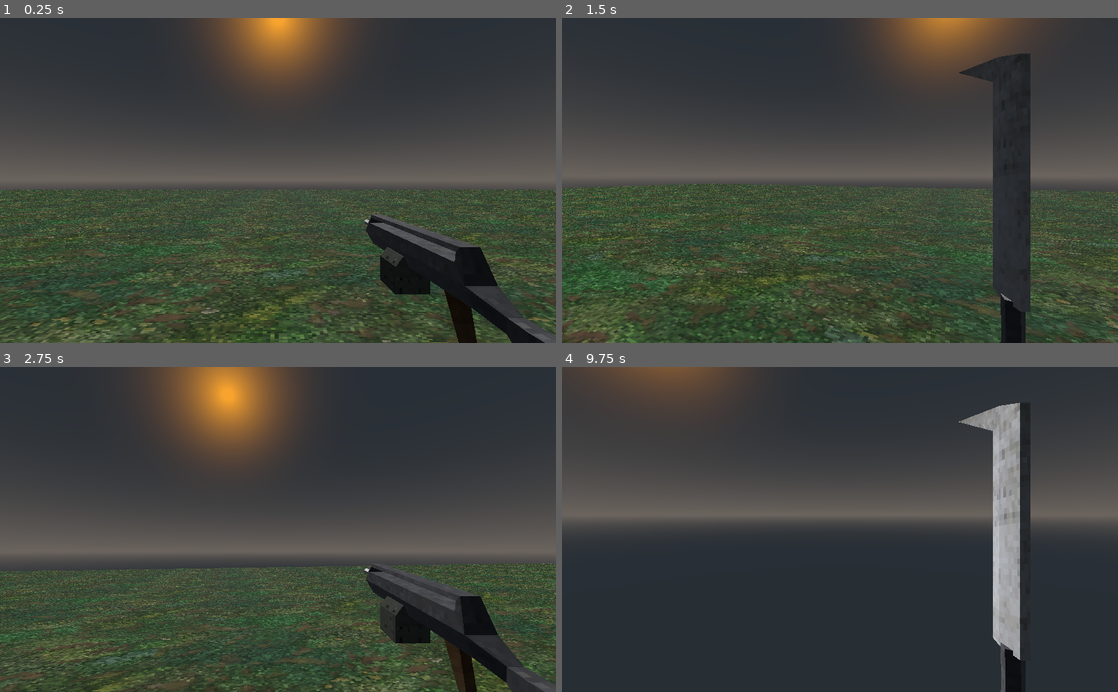
Above: before the commit, frames 1-4 (two rows, left to right).
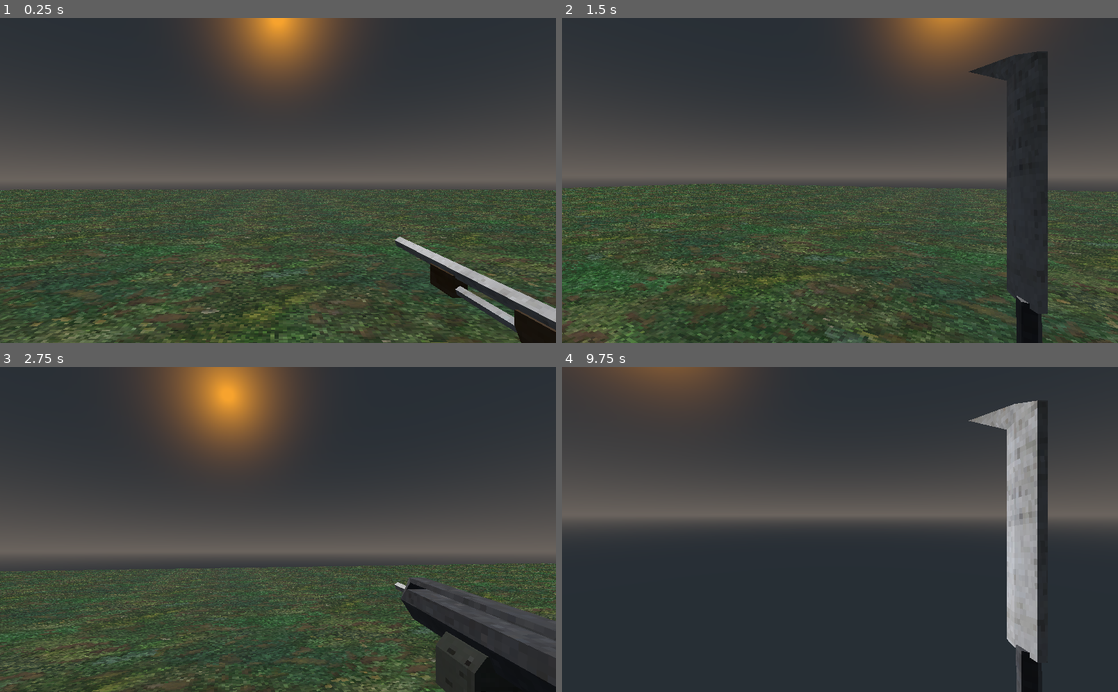
Above: after the commit, the same moments.

Repository: QuigleyJones/AwayTeam
Game: Godot game, scene res://World.tscn
Same seed, same stepped clock (60 frames per second), same inputs: the game is played once before the commit and once after it.
Inputs (mouse positions are in pixels of both pictures, inside the frame that each line leads up to):
- Up to frame 1 (0.25 s): no input
- Up to frame 2 (1.5 s): tap Enter at 0.5 s; move the mouse to (867, 180) at 0.52 s; hold Shift (sprint) 0.53-1.28 s; hold W (move_forward) from 0.53 s (still down); tap Space (jump) at 0.77 s; move the mouse to (812, 180) at 1.27 s; tap 1 at 1.35 s
- Up to frame 3 (2.75 s): keep holding W (move_forward); tap Space (jump) at 1.52 s; move the mouse to (289, 523) at 2.02 s; tap 2 at 2.1 s
- Up to frame 4 (9.75 s): move the mouse to (834, 536) at 2.77 s; tap 3 at 2.85 s; tap Space (jump) at 3.02, 3.77, 4.52, 5.75, 6.02, 6.77, 7.25, 7.52, 8.75, 9.02 s; move the mouse to (878, 532) at 3.52 s; tap 4 at 3.6 s; move the mouse to (795, 526) at 4.27 s; tap 5 at 4.35 s; move the mouse to (845, 529) at 5.02 s; tap 6 at 5.1 s; move the mouse to (817, 523) at 5.77 s; release W (move_forward) at 5.78 s; hold D (move_right) 5.78-6.53 s; tap 7 at 5.85 s; tap Enter at 6.5, 8 s; move the mouse to (867, 529) at 6.52 s; hold W (move_forward) 6.53-8.78 s; tap 8 at 6.6 s; move the mouse to (812, 529) at 7.27 s; tap 9 at 7.35 s; move the mouse to (851, 523) at 8.02 s; tap 0 at 8.1 s; move the mouse to (834, 536) at 8.77 s; hold A (move_left) 8.78-9.53 s; tap Shift (sprint) at 8.85 s; move the mouse to (878, 532) at 9.52 s; hold W (move_forward) from 9.53 s (still down); tap 1 at 9.6 s

The runs differ from the first frame. In frame 1, 5.0% of the frame differs, in the area x 65-100%, y 60-100%; in frame 2, 3.9%; in frame 3, 4.7%; in frame 4, 6.2%, in the area x 71-88%, y 10-100%.

Commit message:
Add files via upload

Diff:
--- a/characters/Player/Player.tscn
+++ b/characters/Player/Player.tscn
@@ -1,10 +1,11 @@
-[gd_scene load_steps=11 format=2]
+[gd_scene load_steps=15 format=2]
 
 [ext_resource path="res://characters/HealthManager.gd" type="Script" id=1]
 [ext_resource path="res://characters/CharacterMover.gd" type="Script" id=2]
 [ext_resource path="res://characters/Player/WeaponManager.gd" type="Script" id=3]
 [ext_resource path="res://resources/machinegun.glb" type="PackedScene" id=4]
 [ext_resource path="res://resources/anim/machete_idle.tres" type="Animation" id=5]
+[ext_resource path="res://resources/shotgun.glb" type="PackedScene" id=6]
 [ext_resource path="res://resources/machete.glb" type="PackedScene" id=7]
 
 [sub_resource type="GDScript" id=1]
@@ -88,7 +89,8 @@
 
 [sub_resource type="Animation" id=3]
 resource_name = "attack"
-length = 0.6
+length = 0.3
+step = 0.05
 tracks/0/type = "value"
 tracks/0/path = NodePath("Graphics:translation")
 tracks/0/interp = 1
@@ -96,10 +98,10 @@
 tracks/0/imported = false
 tracks/0/enabled = true
 tracks/0/keys = {
-"times": PoolRealArray( 0, 0.1, 0.6 ),
+"times": PoolRealArray( 0, 0.1, 0.3 ),
 "transitions": PoolRealArray( 1, 1, 1 ),
 "update": 0,
-"values": [ Vector3( 0.0237617, 0, -0.0612475 ), Vector3( 0.103062, 0.139717, -0.684591 ), Vector3( 0.024, 0, -0.061 ) ]
+"values": [ Vector3( 0, 0, 0 ), Vector3( -0.0554494, -0.0281669, -0.256158 ), Vector3( 0, 0, 0 ) ]
 }
 tracks/1/type = "value"
 tracks/1/path = NodePath("Graphics:rotation_degrees")
@@ -108,16 +110,32 @@
 tracks/1/imported = false
 tracks/1/enabled = true
 tracks/1/keys = {
-"times": PoolRealArray( 0, 0.1, 0.6 ),
-"transitions": PoolRealArray( 1, 1, 1 ),
-"update": 0,
-"values": [ Vector3( 23.539, 0, 0 ), Vector3( -65.8859, 127.117, -137.809 ), Vector3( 23.539, 0, 0 ) ]
+"times": PoolRealArray( 0, 0.1, 0.2, 0.3 ),
+"transitions": PoolRealArray( 1, 1, 1, 1 ),
+"update": 0,
+"values": [ Vector3( 0, 0, 0 ), Vector3( -73.7986, 152.081, -164.285 ), Vector3( -78.6193, -12.1423, 11.7472 ), Vector3( 0, 0, 0 ) ]
 }
 
 [sub_resource type="Animation" id=4]
+resource_name = "attack"
+length = 0.2
+tracks/0/type = "value"
+tracks/0/path = NodePath("Graphics:translation")
+tracks/0/interp = 1
+tracks/0/loop_wrap = true
+tracks/0/imported = false
+tracks/0/enabled = true
+tracks/0/keys = {
+"times": PoolRealArray( 0, 0.2 ),
+"transitions": PoolRealArray( 1, 1 ),
+"update": 0,
+"values": [ Vector3( 0, 0, 0.127891 ), Vector3( 0, 0, 0 ) ]
+}
+
+[sub_resource type="Animation" id=5]
 resource_name = "idle"
 tracks/0/type = "value"
-tracks/0/path = NodePath("Graphics/machinegun:translation")
+tracks/0/path = NodePath("Graphics:translation")
 tracks/0/interp = 1
 tracks/0/loop_wrap = true
 tracks/0/imported = false
@@ -129,7 +147,7 @@
 "values": [ Vector3( 0, 0, 0 ) ]
 }
 tracks/1/type = "value"
-tracks/1/path = NodePath("Graphics/machinegun:rotation_degrees")
+tracks/1/path = NodePath("Graphics:rotation_degrees")
 tracks/1/interp = 1
 tracks/1/loop_wrap = true
 tracks/1/imported = false
@@ -141,6 +159,47 @@
 "values": [ Vector3( 0, 0, 0 ) ]
 }
 
+[sub_resource type="Animation" id=6]
+tracks/0/type = "value"
+tracks/0/path = NodePath("../Shotgun/Graphics:translation")
+tracks/0/interp = 1
+tracks/0/loop_wrap = true
+tracks/0/imported = false
+tracks/0/enabled = true
+tracks/0/keys = {
+"times": PoolRealArray( 0, 0.2, 0.3, 0.4, 0.5, 0.7 ),
+"transitions": PoolRealArray( 1, 1, 1, 1, 1, 1 ),
+"update": 0,
+"values": [ Vector3( 0, 0, 0.158636 ), Vector3( 0, 0, 0 ), Vector3( 0, 0, 0 ), Vector3( 0, -0.0662462, 0 ), Vector3( 0, 0.127408, 0 ), Vector3( 0, 0, 0 ) ]
+}
+tracks/1/type = "value"
+tracks/1/path = NodePath("../Shotgun/Graphics:rotation_degrees")
+tracks/1/interp = 1
+tracks/1/loop_wrap = true
+tracks/1/imported = false
+tracks/1/enabled = true
+tracks/1/keys = {
+"times": PoolRealArray( 0, 0.2, 0.3, 0.5, 0.7 ),
+"transitions": PoolRealArray( 1, 1, 1, 1, 1 ),
+"update": 0,
+"values": [ Vector3( 54.766, 0, 0 ), Vector3( 0, 0, 0 ), Vector3( 86.351, 0, 0 ), Vector3( 86.351, 0, 0 ), Vector3( 0, 0, 0 ) ]
+}
+
+[sub_resource type="Animation" id=7]
+loop = true
+tracks/0/type = "value"
+tracks/0/path = NodePath("../Shotgun/Graphics:translation")
+tracks/0/interp = 1
+tracks/0/loop_wrap = true
+tracks/0/imported = false
+tracks/0/enabled = true
+tracks/0/keys = {
+"times": PoolRealArray( 0 ),
+"transitions": PoolRealArray( 1 ),
+"update": 0,
+"values": [ Vector3( 0, 0, 0 ) ]
+}
+
 [node name="Player" type="KinematicBody"]
 collision_layer = 2
 collision_mask = 2147483651
@@ -160,30 +219,44 @@
 [node name="Weapons" type="Spatial" parent="Camera/WeaponManager"]
 
 [node name="Machete" type="Spatial" parent="Camera/WeaponManager/Weapons"]
+transform = Transform( 1, 0, 0, 0, 1, 0, 0, 0, 1, 0.188674, -0.167, -0.231075 )
 visible = false
 
 [node name="Graphics" type="Spatial" parent="Camera/WeaponManager/Weapons/Machete"]
 
 [node name="machete" parent="Camera/WeaponManager/Weapons/Machete/Graphics" instance=ExtResource( 7 )]
-transform = Transform( 0.145637, 0, 0, 0, 0.145637, 0, 0, 0, 0.145637, 0.175323, -0.166948, -0.234658 )
+transform = Transform( 0.145637, 0, 0, 0, 0.145637, 0, 0, 0, 0.145637, 0, 0, 0 )
 
 [node name="AnimationPlayer" type="AnimationPlayer" parent="Camera/WeaponManager/Weapons/Machete"]
 anims/attack = SubResource( 3 )
 anims/idle = ExtResource( 5 )
 
 [node name="MachineGun" type="Spatial" parent="Camera/WeaponManager/Weapons"]
-transform = Transform( 0.146, 0, 0, 0, 0.146, 0, 0, 0, 0.146, 0.185, -0.134, -0.235 )
+transform = Transform( 1, 0, 0, 0, 1, 0, 0, 0, 1, 0.185, -0.134, -0.235 )
+visible = false
 
 [node name="Graphics" type="Spatial" parent="Camera/WeaponManager/Weapons/MachineGun"]
+transform = Transform( 1, 0, 0, 0, 1, 0, 0, 0, 1, 0, 0, 0.127891 )
 
 [node name="machinegun" parent="Camera/WeaponManager/Weapons/MachineGun/Graphics" instance=ExtResource( 4 )]
+transform = Transform( 0.146, 0, 0, 0, 0.146, 0, 0, 0, 0.146, 0, 0, 0 )
 
 [node name="AnimationPlayer" type="AnimationPlayer" parent="Camera/WeaponManager/Weapons/MachineGun"]
+anims/attack = SubResource( 4 )
+anims/idle = SubResource( 5 )
+
+[node name="Shotgun" type="Spatial" parent="Camera/WeaponManager/Weapons"]
+transform = Transform( 1, 0, 0, 0, 1, 0, 0, 0, 1, 0.1994, -0.121913, -0.100685 )
+
+[node name="Graphics" type="Spatial" parent="Camera/WeaponManager/Weapons/Shotgun"]
+
+[node name="shotgun" parent="Camera/WeaponManager/Weapons/Shotgun/Graphics" instance=ExtResource( 6 )]
+transform = Transform( 0.146, 0, 0, 0, 0.146, 0, 0, 0, 0.146, 0, 0, 0 )
+
+[node name="AnimationPlayer" type="AnimationPlayer" parent="Camera/WeaponManager/Weapons/Shotgun"]
 autoplay = "idle"
-anims/idle = SubResource( 4 )
-
-[node name="Shotgun" type="Spatial" parent="Camera/WeaponManager/Weapons"]
-visible = false
+anims/attack = SubResource( 6 )
+anims/idle = SubResource( 7 )
 
 [node name="RocketLauncher" type="Spatial" parent="Camera/WeaponManager/Weapons"]
 visible = false
